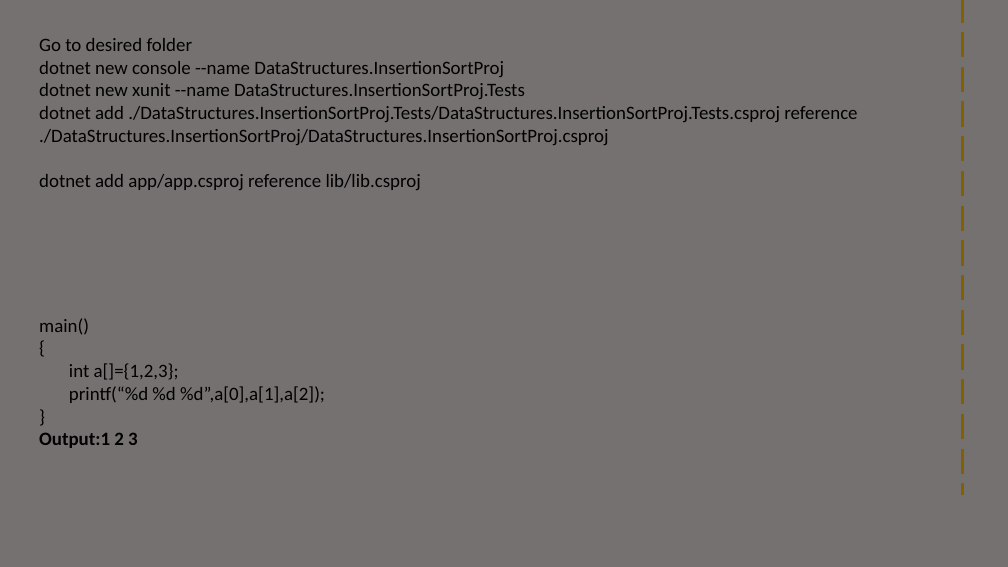
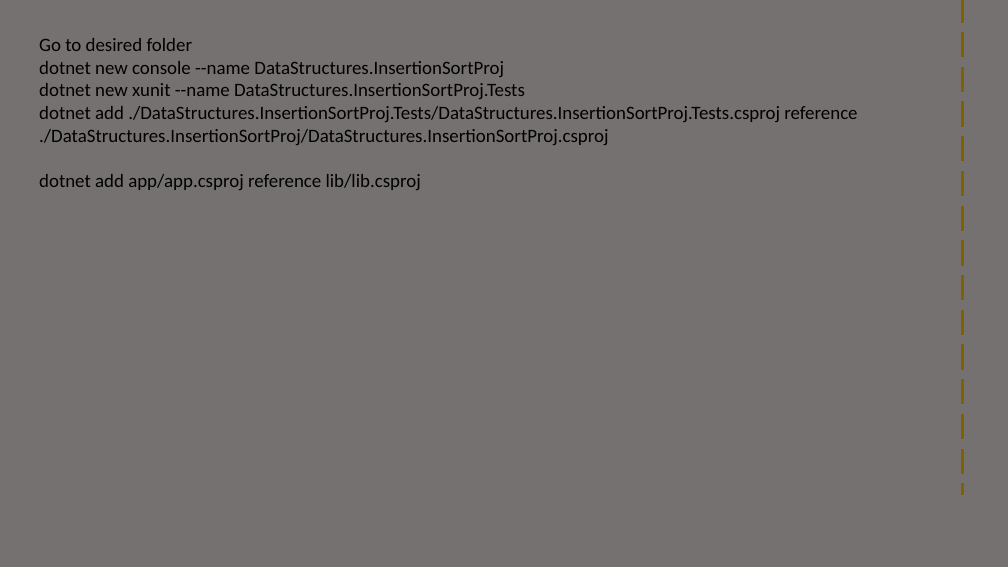
Before and after one commit to visweswarpenti/Trainings, a slide deck: slide 13 of Data Structures using C#/data-structures-using-.net-core-csharp/Sortings/Insertion Sort/InsertionSort.pptx. Drawn at 1008x567 pixels with LibreOffice and Linux fonts; fonts in the diff are those of the drawing; background and template pictures are left out. Boxes give left, top, right and bottom in pixels: in the first picture for what was removed or moved away, otherwise in the second. Text is boxed around its words. In the diff, an @@ line names an element or a change of style, - is before the commit and + after.

```diff
--- a/Data Structures using C#/data-structures-using-.net-core-csharp/Sortings/Insertion Sort/InsertionSort.pptx
+++ b/Data Structures using C#/data-structures-using-.net-core-csharp/Sortings/Insertion Sort/InsertionSort.pptx
@@ text removed at (39, 318, 325, 448) @@
-main()
-{
-int a[]={1,2,3};
-printf(“%d %d %d”,a[0],a[1],a[2]);
-}
-Output:1 2 3
```
Also in this commit, not shown: 7 other files.
